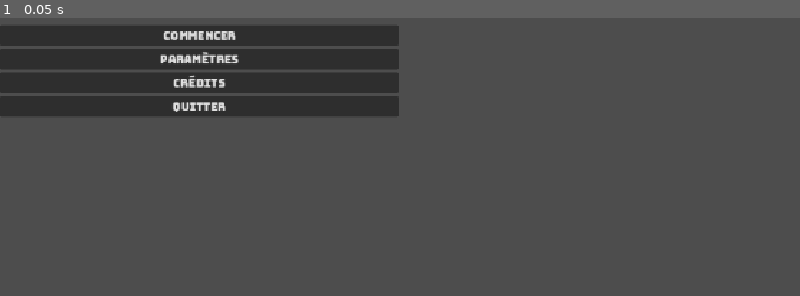
Above: before the commit, frame 1.
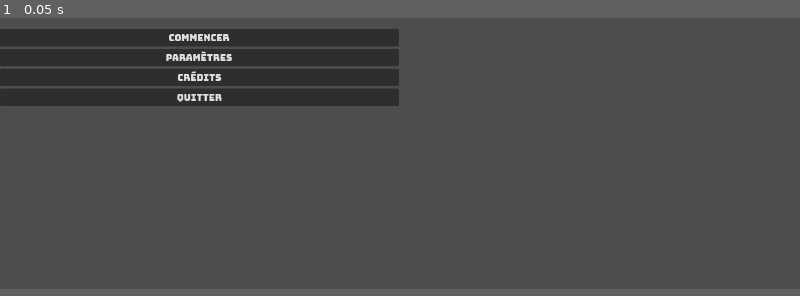
Above: after the commit, the same moment.

Repository: wathan0210-maker/T3---Jeu-s-rieux-sur-le-th-me-des-streamers-politiques
Game: Godot game, scene res://scenes/main.tscn
Same seed, same stepped clock (60 frames per second), same inputs: the game is played once before the commit and once after it.
Inputs:
- Up to frame 1 (0.05 s): no input
In our replay, the window is 800x450 before the commit and 800x443 after it. These sizes can differ from the game's own. Grey fills any space a smaller window leaves; there, only what the larger window draws over its background counts as a difference.

The runs differ from the first frame. In frame 1, 4.6% of the frame differs, in the area x 0-50%, y 2-36%.

Commit message:
Version 0.1 des paramètres

Diff:
--- a/project.godot
+++ b/project.godot
@@ -21,7 +21,9 @@
 
 [display]
 
-window/stretch/mode="canvas_items"
+window/size/viewport_width=1366
+window/size/viewport_height=758
+window/stretch/mode="viewport"
 window/stretch/aspect="expand"
 
 [file_customization]
@@ -43,4 +45,5 @@
 
 [rendering]
 
+textures/canvas_textures/default_texture_filter=2
 rendering_device/driver.windows="d3d12"
--- a/scenes/ui/screens/settings.gd
+++ b/scenes/ui/screens/settings.gd
@@ -1,12 +1,128 @@
 class_name SettingsUI
 extends CanvasLayer
 
+# Autres
+@onready var save_cooldown_timer: Timer = %SaveCooldownTimer ## Cooldown pour sauvegarder
+@onready var status_label: Label = %StatusLabel ## Status de sauvegarde des paramètres
 
-# Called when the node enters the scene tree for the first time.
+# Controls pour les paramètres
+@onready var principal_h_slider: HSlider = %PrincipalHSlider
+@onready var musique_h_slider: HSlider = %MusiqueHSlider
+@onready var effets_h_slider: HSlider = %EffetsHSlider
+@onready var voix_h_slider: HSlider = %VoixHSlider
+@onready var fullscreen_check_button: CheckButton = %FullscreenCheckButton
+@onready var resolution_option_button: OptionButton = %ResolutionOptionButton
+@onready var vitesse_dialogues_buttons: HBoxContainer = %VitesseDialoguesButtons
+@onready var langage_buttons: HBoxContainer = %LangageButtons
+
+# Variables, Constantes, ect...
+const DEFAULT_SETTINGS: Dictionary[String, Dictionary] = {
+	"sound" : {
+		"master" : 50,
+		"music" : 50,
+		"effect" : 50,
+		"voice" : 50,
+	},
+	"screen" : {
+		"fullscreen" : false,
+		"resolution" : "1366x768"
+	},
+	"game" : {
+		"dialog_speed" : 1, # 0 (lent), 1 (moyen), 2 (rapide)
+		"language" : "fr"
+	},
+}
+
+const RESOLUTIONS: Array[String] = [
+"1920x1200", "1920x1080",
+"1600x900", "1536x864", "1440x900",
+"1366x768", "1280x1024", "1280x720",
+]
+
+# Script
 func _ready() -> void:
-	pass # Replace with function body.
+	for res: String in RESOLUTIONS:
+		resolution_option_button.add_item(res)
 
+	# (Ajouter une vérification pour voir si le joueur a déjà des paramètres)
+	load_settings(DEFAULT_SETTINGS)
 
-# Called every frame. 'delta' is the elapsed time since the previous frame.
-func _process(delta: float) -> void:
-	pass
+## Sauvegarde les paramètres dans le fichier de paramètres.
+func save_settings() -> void:
+	status_label.text = "Erreur lors de la sauvegarde des paramètres!"
+
+## Charge les paramètres du joueur dans l'interface
+func load_settings(settings_dict: Dictionary[String, Dictionary]) -> void:
+	# Son
+	principal_h_slider.value = settings_dict["sound"]["master"]
+	musique_h_slider.value = settings_dict["sound"]["music"]
+	effets_h_slider.value = settings_dict["sound"]["effect"]
+	voix_h_slider.value = settings_dict["sound"]["voice"]
+	# Affichage
+	fullscreen_check_button.button_pressed = settings_dict["screen"]["fullscreen"]
+	resolution_option_button.select(RESOLUTIONS.find(settings_dict["screen"]["resolution"]))
+	# Jeu
+	vitesse_dialogues_buttons.get_children()[settings_dict["game"]["dialog_speed"]].button_pressed = true
+	for child: Button in langage_buttons.get_children():
+		if child.name == settings_dict["game"]["language"]:
+			child.button_pressed = true
+
+# === Appliquer les paramètres lorsqu'un changement est effectué ===
+## Pour tous les Slider
+func _on_slider_value_changed(value: float) -> void:
+	apply_settings("SOUND")
+
+## Pour tous les Button
+func _on_button_pressed() -> void:
+	apply_settings("SCREEN")
+
+## Pour les OptionButton
+func _on_option_button_item_selected(index: int) -> void:
+	apply_settings()
+
+## Appliquer les changements
+## - setting, String (flag) = "ALL" pour tous les paramètres
+## "SOUND" pour seulement les paramètres de son
+## "SCREEN" pour seulement les paramètres d'écran
+## "GAME" pour seulement les paramètres de jeu
+func apply_settings(setting:="ALL") -> void:
+	status_label.text = ""
+
+	if setting == "SCREEN" or setting == "ALL":
+		# Plein écran
+		if fullscreen_check_button.button_pressed and DisplayServer.window_get_mode() != DisplayServer.WINDOW_MODE_FULLSCREEN:
+			DisplayServer.window_set_mode(DisplayServer.WINDOW_MODE_FULLSCREEN)
+			resolution_option_button.disabled = true
+		else:
+			DisplayServer.window_set_mode(DisplayServer.WINDOW_MODE_WINDOWED)
+			resolution_option_button.disabled = false
+
+		# Résolution
+		var res := resolution_option_button.text.split("x")
+		var vec_res := Vector2i(int(res[0]), int(res[1]))
+		if DisplayServer.window_get_size() != vec_res:
+			DisplayServer.window_set_min_size(Vector2i.ZERO)
+			DisplayServer.window_set_max_size(Vector2i.ZERO)
+			DisplayServer.window_set_size(vec_res)
+			DisplayServer.window_set_max_size(vec_res)
+			DisplayServer.window_set_min_size(vec_res)
+
+	if setting == "SOUND" or setting == "ALL":
+		# Sons (à faire plus tard)
+		pass
+
+	if setting == "GAME" or setting == "ALL":
+		# Jeu (à faire plus tard)
+		pass
+
+	save_cooldown_timer.start()
+
+func _on_save_cooldown_timer_timeout() -> void:
+	save_settings()
+
+func _on_back_button_pressed() -> void:
+	save_settings()
+	queue_free()
+
+func _on_reset_button_pressed() -> void:
+	load_settings(DEFAULT_SETTINGS)
--- a/scenes/ui/screens/settings.tscn
+++ b/scenes/ui/screens/settings.tscn
@@ -1,6 +1,388 @@
 [gd_scene format=3 uid="uid://dt51r6aleffvh"]
 
 [ext_resource type="Script" uid="uid://c12v7onloat3j" path="res://scenes/ui/screens/settings.gd" id="1_ghr4u"]
+[ext_resource type="Texture2D" uid="uid://c7b2w4u5xntpn" path="res://assets/textures/ui/grabber.png" id="2_sbqmj"]
+[ext_resource type="Texture2D" uid="uid://bp7lwmd2h616x" path="res://assets/textures/ui/settings9Rect.png" id="3_x6k18"]
+[ext_resource type="Texture2D" uid="uid://u88q4xjlsllh" path="res://assets/icons/son2.png" id="4_pbh10"]
+[ext_resource type="Texture2D" uid="uid://ddlso70hu3nl4" path="res://assets/icons/son.png" id="5_cyhtv"]
+[ext_resource type="Texture2D" uid="uid://bv6rnxqqbik8m" path="res://assets/icons/dialogue.png" id="6_og3eu"]
+[ext_resource type="Texture2D" uid="uid://cx3hnd1l1p31h" path="res://assets/icons/langue.png" id="7_cyhtv"]
+
+[sub_resource type="StyleBoxFlat" id="StyleBoxFlat_cyhtv"]
+bg_color = Color(0.10980392, 0.22745098, 0.3764706, 1)
+border_width_left = 2
+border_width_top = 2
+border_width_right = 2
+border_width_bottom = 2
+border_color = Color(0.7607843, 0.89411765, 0.9372549, 1)
+corner_radius_top_left = 8
+corner_radius_top_right = 8
+corner_radius_bottom_right = 8
+corner_radius_bottom_left = 8
+
+[sub_resource type="StyleBoxFlat" id="StyleBoxFlat_sdpoi"]
+bg_color = Color(0.10980392, 0.22745098, 0.3764706, 1)
+corner_radius_top_left = 8
+corner_radius_top_right = 8
+corner_radius_bottom_right = 8
+corner_radius_bottom_left = 8
+
+[sub_resource type="StyleBoxFlat" id="StyleBoxFlat_m8dyk"]
+bg_color = Color(0.5882353, 0.81960785, 0.8980392, 1)
+border_width_left = 2
+border_width_top = 2
+border_width_right = 2
+border_width_bottom = 2
+border_color = Color(0.99215686, 0.99607843, 0.99607843, 1)
+corner_radius_top_left = 8
+corner_radius_top_right = 8
+corner_radius_bottom_right = 8
+corner_radius_bottom_left = 8
+
+[sub_resource type="StyleBoxLine" id="StyleBoxLine_c5u2p"]
+color = Color(0.288518, 0.28851798, 0.28851798, 1)
+thickness = 10
+
+[sub_resource type="StyleBoxLine" id="StyleBoxLine_sbqmj"]
+color = Color(0.09411765, 0.09411765, 0.09411765, 1)
+thickness = 10
+
+[sub_resource type="Theme" id="Theme_sdpoi"]
+Button/colors/font_color = Color(1, 1, 1, 1)
+Button/colors/font_disabled_color = Color(0.875, 0.875, 0.875, 0.5)
+Button/colors/font_focus_color = Color(0.95, 0.95, 0.95, 1)
+Button/colors/font_hover_color = Color(0.95, 0.95, 0.95, 1)
+Button/colors/font_pressed_color = Color(1, 1, 1, 1)
+Button/styles/disabled = null
+Button/styles/focus = null
+Button/styles/hover = SubResource("StyleBoxFlat_cyhtv")
+Button/styles/normal = SubResource("StyleBoxFlat_sdpoi")
+Button/styles/pressed = SubResource("StyleBoxFlat_m8dyk")
+CheckButton/colors/font_color = Color(0.09411765, 0.09411765, 0.09411765, 1)
+HSlider/icons/grabber = ExtResource("2_sbqmj")
+HSlider/icons/grabber_highlight = ExtResource("2_sbqmj")
+HSlider/styles/grabber_area = SubResource("StyleBoxLine_c5u2p")
+HSlider/styles/slider = SubResource("StyleBoxLine_sbqmj")
+Label/colors/font_color = Color(0.09411765, 0.09411765, 0.09411765, 1)
+
+[sub_resource type="StyleBoxEmpty" id="StyleBoxEmpty_awmeu"]
+
+[sub_resource type="StyleBoxEmpty" id="StyleBoxEmpty_qipdo"]
+
+[sub_resource type="ButtonGroup" id="ButtonGroup_sdpoi"]
+
+[sub_resource type="ButtonGroup" id="ButtonGroup_cyhtv"]
 
 [node name="Settings" type="CanvasLayer" unique_id=1935140882]
 script = ExtResource("1_ghr4u")
+
+[node name="MarginContainer" type="MarginContainer" parent="." unique_id=409053352]
+anchors_preset = 15
+anchor_right = 1.0
+anchor_bottom = 1.0
+grow_horizontal = 2
+grow_vertical = 2
+theme_override_constants/margin_left = 15
+theme_override_constants/margin_top = 15
+theme_override_constants/margin_right = 15
+theme_override_constants/margin_bottom = 15
+
+[node name="TextureRect" type="NinePatchRect" parent="MarginContainer" unique_id=1512043638]
+layout_mode = 2
+theme = SubResource("Theme_sdpoi")
+texture = ExtResource("3_x6k18")
+patch_margin_top = 512
+patch_margin_bottom = 103
+
+[node name="TitreLabel" type="Label" parent="MarginContainer/TextureRect" unique_id=2117705704]
+layout_mode = 1
+anchors_preset = 5
+anchor_left = 0.5
+anchor_right = 0.5
+offset_left = -113.5
+offset_top = 43.0
+offset_right = 113.5
+offset_bottom = 86.0
+grow_horizontal = 2
+theme_override_font_sizes/font_size = 32
+text = "Paramètres"
+horizontal_alignment = 1
+vertical_alignment = 1
+
+[node name="MarginContainer" type="MarginContainer" parent="MarginContainer/TextureRect" unique_id=1129654678]
+layout_mode = 1
+anchors_preset = 15
+anchor_right = 1.0
+anchor_bottom = 1.0
+grow_horizontal = 2
+grow_vertical = 2
+theme_override_constants/margin_left = 115
+theme_override_constants/margin_top = 139
+theme_override_constants/margin_right = 115
+theme_override_constants/margin_bottom = 28
+
+[node name="ScrollContainer" type="ScrollContainer" parent="MarginContainer/TextureRect/MarginContainer" unique_id=1539113126]
+layout_mode = 2
+
+[node name="VBoxContainer" type="VBoxContainer" parent="MarginContainer/TextureRect/MarginContainer/ScrollContainer" unique_id=1786683471]
+custom_minimum_size = Vector2(0, 440.37)
+layout_mode = 2
+size_flags_horizontal = 3
+size_flags_vertical = 3
+theme_override_constants/separation = 9
+
+[node name="SonLabel" type="Label" parent="MarginContainer/TextureRect/MarginContainer/ScrollContainer/VBoxContainer" unique_id=1182537270]
+layout_mode = 2
+theme_override_font_sizes/font_size = 24
+text = "Son"
+horizontal_alignment = 1
+
+[node name="PrincipalHBoxContainer" type="HBoxContainer" parent="MarginContainer/TextureRect/MarginContainer/ScrollContainer/VBoxContainer" unique_id=1016841876]
+layout_mode = 2
+
+[node name="TextureRect" type="TextureRect" parent="MarginContainer/TextureRect/MarginContainer/ScrollContainer/VBoxContainer/PrincipalHBoxContainer" unique_id=1326121821]
+layout_mode = 2
+texture = ExtResource("4_pbh10")
+expand_mode = 2
+
+[node name="Label" type="Label" parent="MarginContainer/TextureRect/MarginContainer/ScrollContainer/VBoxContainer/PrincipalHBoxContainer" unique_id=417179534]
+layout_mode = 2
+size_flags_horizontal = 3
+size_flags_stretch_ratio = 0.4
+text = "Principal"
+horizontal_alignment = 1
+
+[node name="PrincipalHSlider" type="HSlider" parent="MarginContainer/TextureRect/MarginContainer/ScrollContainer/VBoxContainer/PrincipalHBoxContainer" unique_id=2106158760]
+unique_name_in_owner = true
+layout_mode = 2
+size_flags_horizontal = 3
+value = 50.0
+rounded = true
+scrollable = false
+
+[node name="MusiqueHBoxContainer" type="HBoxContainer" parent="MarginContainer/TextureRect/MarginContainer/ScrollContainer/VBoxContainer" unique_id=1740729770]
+layout_mode = 2
+
+[node name="TextureRect" type="TextureRect" parent="MarginContainer/TextureRect/MarginContainer/ScrollContainer/VBoxContainer/MusiqueHBoxContainer" unique_id=422696810]
+layout_mode = 2
+texture = ExtResource("5_cyhtv")
+expand_mode = 2
+
+[node name="Label" type="Label" parent="MarginContainer/TextureRect/MarginContainer/ScrollContainer/VBoxContainer/MusiqueHBoxContainer" unique_id=195822130]
+layout_mode = 2
+size_flags_horizontal = 3
+size_flags_stretch_ratio = 0.4
+text = "Musique"
+horizontal_alignment = 1
+
+[node name="MusiqueHSlider" type="HSlider" parent="MarginContainer/TextureRect/MarginContainer/ScrollContainer/VBoxContainer/MusiqueHBoxContainer" unique_id=899851450]
+unique_name_in_owner = true
+layout_mode = 2
+size_flags_horizontal = 3
+value = 50.0
+rounded = true
+scrollable = false
+
+[node name="EffetsHBoxContainer" type="HBoxContainer" parent="MarginContainer/TextureRect/MarginContainer/ScrollContainer/VBoxContainer" unique_id=1519522954]
+layout_mode = 2
+
+[node name="TextureRect" type="TextureRect" parent="MarginContainer/TextureRect/MarginContainer/ScrollContainer/VBoxContainer/EffetsHBoxContainer" unique_id=835536311]
+layout_mode = 2
+texture = ExtResource("4_pbh10")
+expand_mode = 2
+
+[node name="Label" type="Label" parent="MarginContainer/TextureRect/MarginContainer/ScrollContainer/VBoxContainer/EffetsHBoxContainer" unique_id=1088798177]
+layout_mode = 2
+size_flags_horizontal = 3
+size_flags_stretch_ratio = 0.4
+text = "Effets"
+horizontal_alignment = 1
+
+[node name="EffetsHSlider" type="HSlider" parent="MarginContainer/TextureRect/MarginContainer/ScrollContainer/VBoxContainer/EffetsHBoxContainer" unique_id=64392616]
+unique_name_in_owner = true
+layout_mode = 2
+size_flags_horizontal = 3
+value = 50.0
+rounded = true
+scrollable = false
+
+[node name="VoixHBoxContainer" type="HBoxContainer" parent="MarginContainer/TextureRect/MarginContainer/ScrollContainer/VBoxContainer" unique_id=777916484]
+layout_mode = 2
+
+[node name="TextureRect" type="TextureRect" parent="MarginContainer/TextureRect/MarginContainer/ScrollContainer/VBoxContainer/VoixHBoxContainer" unique_id=1691137277]
+layout_mode = 2
+texture = ExtResource("6_og3eu")
+expand_mode = 2
+
+[node name="Label" type="Label" parent="MarginContainer/TextureRect/MarginContainer/ScrollContainer/VBoxContainer/VoixHBoxContainer" unique_id=2120013415]
+layout_mode = 2
+size_flags_horizontal = 3
+size_flags_stretch_ratio = 0.4
+text = "Voix"
+horizontal_alignment = 1
+
+[node name="VoixHSlider" type="HSlider" parent="MarginContainer/TextureRect/MarginContainer/ScrollContainer/VBoxContainer/VoixHBoxContainer" unique_id=1296182648]
+unique_name_in_owner = true
+layout_mode = 2
+size_flags_horizontal = 3
+value = 50.0
+rounded = true
+scrollable = false
+
+[node name="AffichageLabel" type="Label" parent="MarginContainer/TextureRect/MarginContainer/ScrollContainer/VBoxContainer" unique_id=25288737]
+layout_mode = 2
+theme_override_font_sizes/font_size = 24
+text = "Affichage"
+horizontal_alignment = 1
+
+[node name="FullscreenCheckButton" type="CheckButton" parent="MarginContainer/TextureRect/MarginContainer/ScrollContainer/VBoxContainer" unique_id=1252230935]
+unique_name_in_owner = true
+layout_mode = 2
+size_flags_horizontal = 4
+theme_override_styles/normal = SubResource("StyleBoxEmpty_awmeu")
+theme_override_styles/pressed = SubResource("StyleBoxEmpty_qipdo")
+text = "Plein écran"
+alignment = 2
+
+[node name="ResolutionHBoxContainer" type="HBoxContainer" parent="MarginContainer/TextureRect/MarginContainer/ScrollContainer/VBoxContainer" unique_id=1417326956]
+layout_mode = 2
+
+[node name="TextureRect" type="TextureRect" parent="MarginContainer/TextureRect/MarginContainer/ScrollContainer/VBoxContainer/ResolutionHBoxContainer" unique_id=695068080]
+layout_mode = 2
+texture = ExtResource("6_og3eu")
+expand_mode = 2
+
+[node name="Label" type="Label" parent="MarginContainer/TextureRect/MarginContainer/ScrollContainer/VBoxContainer/ResolutionHBoxContainer" unique_id=459329712]
+layout_mode = 2
+size_flags_horizontal = 3
+size_flags_stretch_ratio = 0.4
+text = "Résolution"
+horizontal_alignment = 1
+
+[node name="ResolutionOptionButton" type="OptionButton" parent="MarginContainer/TextureRect/MarginContainer/ScrollContainer/VBoxContainer/ResolutionHBoxContainer" unique_id=1794699301]
+unique_name_in_owner = true
+layout_mode = 2
+size_flags_horizontal = 3
+theme_override_font_sizes/font_size = 18
+
+[node name="JeuLabel" type="Label" parent="MarginContainer/TextureRect/MarginContainer/ScrollContainer/VBoxContainer" unique_id=1316909278]
+layout_mode = 2
+theme_override_font_sizes/font_size = 24
+text = "Jeu"
+horizontal_alignment = 1
+
+[node name="VitesseDialoguesHBoxContainer" type="HBoxContainer" parent="MarginContainer/TextureRect/MarginContainer/ScrollContainer/VBoxContainer" unique_id=1943434535]
+layout_mode = 2
+
+[node name="TextureRect" type="TextureRect" parent="MarginContainer/TextureRect/MarginContainer/ScrollContainer/VBoxContainer/VitesseDialoguesHBoxContainer" unique_id=645957942]
+layout_mode = 2
+texture = ExtResource("6_og3eu")
+expand_mode = 2
+
+[node name="Label" type="Label" parent="MarginContainer/TextureRect/MarginContainer/ScrollContainer/VBoxContainer/VitesseDialoguesHBoxContainer" unique_id=50382955]
+layout_mode = 2
+size_flags_horizontal = 3
+text = "Vitesse des dialogues"
+horizontal_alignment = 1
+
+[node name="VitesseDialoguesButtons" type="HBoxContainer" parent="MarginContainer/TextureRect/MarginContainer/ScrollContainer/VBoxContainer/VitesseDialoguesHBoxContainer" unique_id=1276517664]
+unique_name_in_owner = true
+layout_mode = 2
+size_flags_horizontal = 3
+
+[node name="LenteButton" type="Button" parent="MarginContainer/TextureRect/MarginContainer/ScrollContainer/VBoxContainer/VitesseDialoguesHBoxContainer/VitesseDialoguesButtons" unique_id=95176895]
+layout_mode = 2
+size_flags_horizontal = 3
+toggle_mode = true
+button_group = SubResource("ButtonGroup_sdpoi")
+text = "Lente"
+
+[node name="MoyenneButton" type="Button" parent="MarginContainer/TextureRect/MarginContainer/ScrollContainer/VBoxContainer/VitesseDialoguesHBoxContainer/VitesseDialoguesButtons" unique_id=87708966]
+layout_mode = 2
+size_flags_horizontal = 3
+toggle_mode = true
+button_pressed = true
+button_group = SubResource("ButtonGroup_sdpoi")
+text = "Moyenne"
+
+[node name="RapideButton" type="Button" parent="MarginContainer/TextureRect/MarginContainer/ScrollContainer/VBoxContainer/VitesseDialoguesHBoxContainer/VitesseDialoguesButtons" unique_id=1359707512]
+layout_mode = 2
+size_flags_horizontal = 3
+toggle_mode = true
+button_group = SubResource("ButtonGroup_sdpoi")
+text = "Rapide"
+
+[node name="LangueHBoxContainer" type="HBoxContainer" parent="MarginContainer/TextureRect/MarginContainer/ScrollContainer/VBoxContainer" unique_id=1854387298]
+layout_mode = 2
+
+[node name="TextureRect" type="TextureRect" parent="MarginContainer/TextureRect/MarginContainer/ScrollContainer/VBoxContainer/LangueHBoxContainer" unique_id=464645326]
+layout_mode = 2
+texture = ExtResource("7_cyhtv")
+expand_mode = 2
+
+[node name="Label" type="Label" parent="MarginContainer/TextureRect/MarginContainer/ScrollContainer/VBoxContainer/LangueHBoxContainer" unique_id=21218749]
+layout_mode = 2
+size_flags_horizontal = 3
+text = "Langue"
+horizontal_alignment = 1
+
+[node name="LangageButtons" type="HBoxContainer" parent="MarginContainer/TextureRect/MarginContainer/ScrollContainer/VBoxContainer/LangueHBoxContainer" unique_id=264310680]
+unique_name_in_owner = true
+layout_mode = 2
+size_flags_horizontal = 3
+
+[node name="fr" type="Button" parent="MarginContainer/TextureRect/MarginContainer/ScrollContainer/VBoxContainer/LangueHBoxContainer/LangageButtons" unique_id=528038487]
+layout_mode = 2
+size_flags_horizontal = 3
+toggle_mode = true
+button_pressed = true
+button_group = SubResource("ButtonGroup_cyhtv")
+text = "Français"
+
+[node name="en" type="Button" parent="MarginContainer/TextureRect/MarginContainer/ScrollContainer/VBoxContainer/LangueHBoxContainer/LangageButtons" unique_id=392833781]
+layout_mode = 2
+size_flags_horizontal = 3
+toggle_mode = true
+button_group = SubResource("ButtonGroup_cyhtv")
+text = "English"
+
+[node name="ResetButton" type="Button" parent="MarginContainer/TextureRect/MarginContainer/ScrollContainer/VBoxContainer" unique_id=1076557191]
+layout_mode = 2
+text = "Paramètres par défaut"
+
+[node name="BackButton" type="Button" parent="MarginContainer/TextureRect" unique_id=1516668333]
+layout_mode = 1
+offset_right = 77.0
+offset_bottom = 30.0
+text = "Retour"
+
+[node name="StatusLabel" type="Label" parent="MarginContainer/TextureRect" unique_id=161292404]
+unique_name_in_owner = true
+layout_mode = 1
+anchors_preset = 7
+anchor_left = 0.5
+anchor_top = 1.0
+anchor_right = 0.5
+anchor_bottom = 1.0
+offset_left = -0.5
+offset_top = -22.0
+offset_right = 0.5
+grow_horizontal = 2
+grow_vertical = 0
+size_flags_horizontal = 4
+size_flags_vertical = 8
+
+[node name="SaveCooldownTimer" type="Timer" parent="." unique_id=273327931]
+unique_name_in_owner = true
+wait_time = 2.0
+one_shot = true
+
+[connection signal="value_changed" from="MarginContainer/TextureRect/MarginContainer/ScrollContainer/VBoxContainer/PrincipalHBoxContainer/PrincipalHSlider" to="." method="_on_slider_value_changed"]
+[connection signal="value_changed" from="MarginContainer/TextureRect/MarginContainer/ScrollContainer/VBoxContainer/MusiqueHBoxContainer/MusiqueHSlider" to="." method="_on_slider_value_changed"]
+[connection signal="value_changed" from="MarginContainer/TextureRect/MarginContainer/ScrollContainer/VBoxContainer/EffetsHBoxContainer/EffetsHSlider" to="." method="_on_slider_value_changed"]
+[connection signal="value_changed" from="MarginContainer/TextureRect/MarginContainer/ScrollContainer/VBoxContainer/VoixHBoxContainer/VoixHSlider" to="." method="_on_slider_value_changed"]
+[connection signal="pressed" from="MarginContainer/TextureRect/MarginContainer/ScrollContainer/VBoxContainer/FullscreenCheckButton" to="." method="_on_button_pressed"]
+[connection signal="item_selected" from="MarginContainer/TextureRect/MarginContainer/ScrollContainer/VBoxContainer/ResolutionHBoxContainer/ResolutionOptionButton" to="." method="_on_option_button_item_selected"]
+[connection signal="pressed" from="MarginContainer/TextureRect/MarginContainer/ScrollContainer/VBoxContainer/ResetButton" to="." method="_on_reset_button_pressed"]
+[connection signal="pressed" from="MarginContainer/TextureRect/BackButton" to="." method="_on_back_button_pressed"]
+[connection signal="timeout" from="SaveCooldownTimer" to="." method="_on_save_cooldown_timer_timeout"]
Binary file added: assets/icons/dialogue.png
Not shown, added: assets/icons/dialogue.png.import
Binary file added: assets/icons/langue.png
Not shown, added: assets/icons/langue.png.import
Binary file added: assets/icons/son.png
Not shown, added: assets/icons/son.png.import
Binary file added: assets/icons/son2.png
Not shown, added: assets/icons/son2.png.import
Binary file added: assets/textures/ui/grabber.png
Not shown, added: assets/textures/ui/grabber.png.import
Binary file added: assets/textures/ui/settings9Rect.png
Not shown, added: assets/textures/ui/settings9Rect.png.import
(and 2 more such lines)
